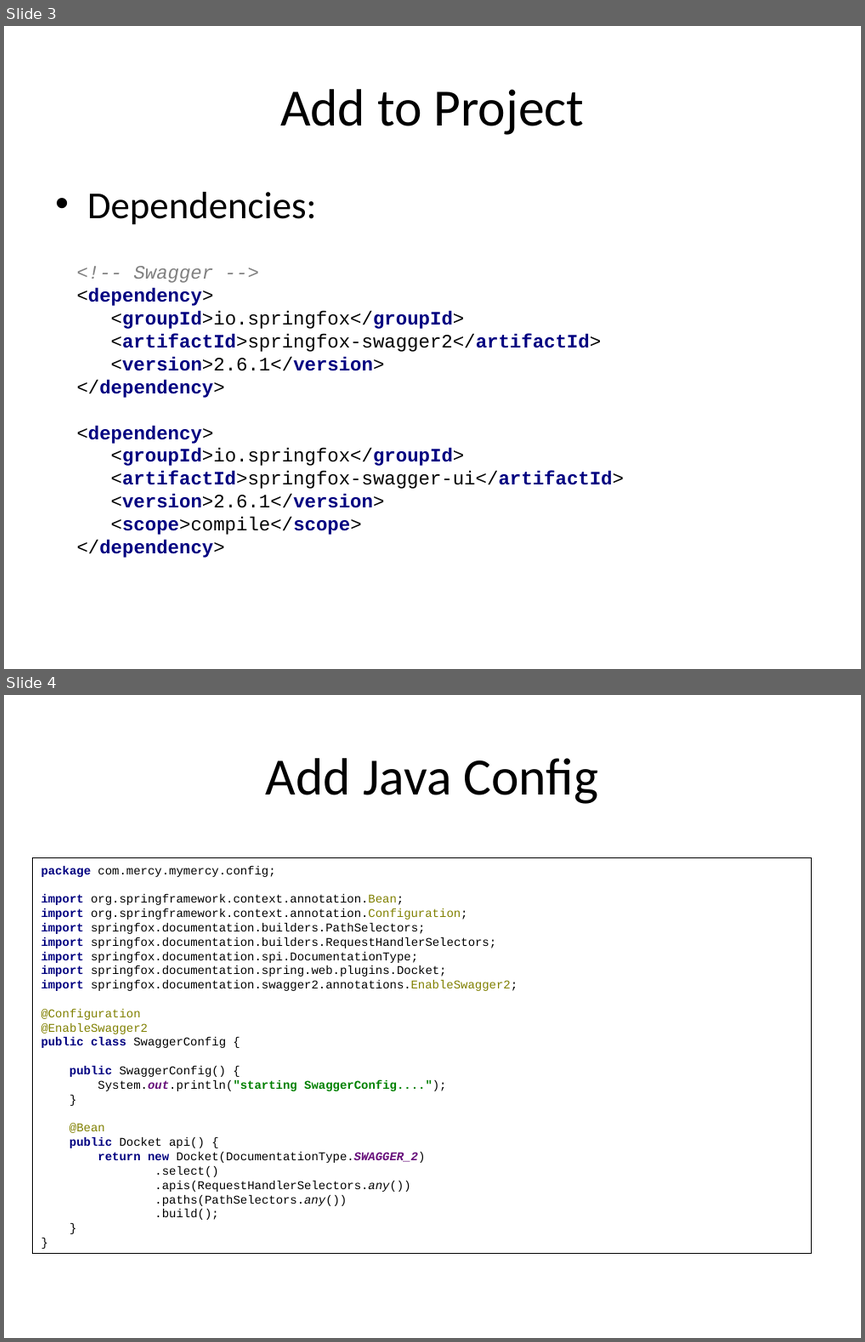
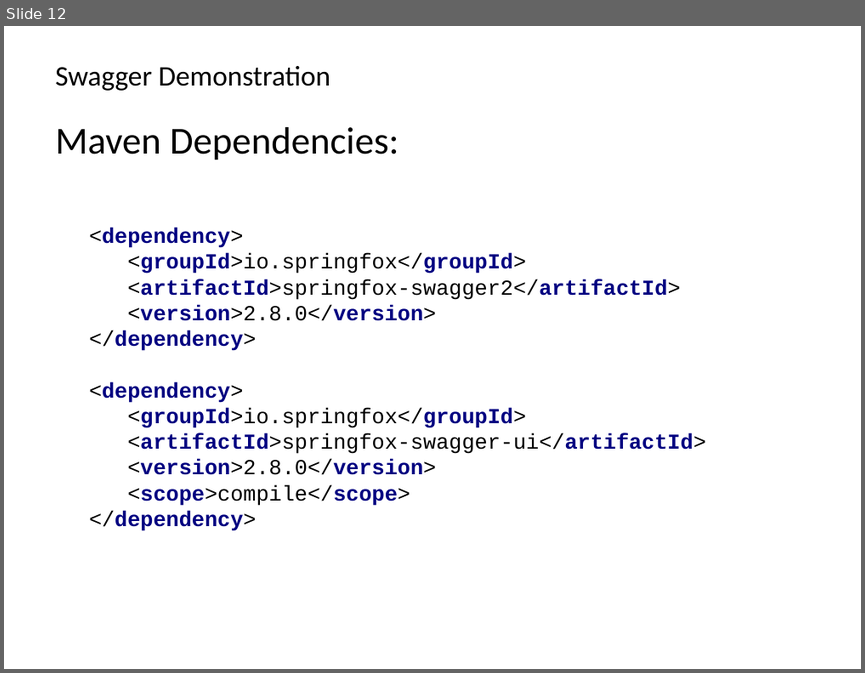
Before and after one commit to bobwares/training, a slide deck: presentations/Swagger-overview.ppt. Shown one above the other, each under a label of ours: slides 3 and 4 before the commit, slide 12 after it. The pictures are 865x1342 and 865x673 pixels, drawn with LibreOffice and Linux fonts; fonts in the diff are those of the drawing. Boxes give left, top, right and bottom in pixels: in the first picture for what was removed or moved away, otherwise in the second. Text is boxed around its words. In the diff, an @@ line names an element or a change of style, - is before the commit and + after.

Commit message:
Swagger Presentation:

```diff
--- a/presentations/Swagger-overview.ppt
+++ b/presentations/Swagger-overview.ppt
@@ slide 4 removed at [4, 695, 861, 1338], background #FFFFFF @@
@@ title removed at [266, 758, 599, 804] @@
-Add Java Config
@@ rectangle removed at [32, 858, 811, 1253] @@
-package com.mercy.mymercy.config;
-import org.springframework.context.annotation.Bean;
-import org.springframework.context.annotation.Configuration;
-import springfox.documentation.builders.PathSelectors;
-import springfox.documentation.builders.RequestHandlerSelectors;
-import springfox.documentation.spi.DocumentationType;
-import springfox.documentation.spring.web.plugins.Docket;
-import springfox.documentation.swagger2.annotations.EnableSwagger2;
-@Configuration
-@EnableSwagger2
-public class SwaggerConfig {
-public SwaggerConfig() {
-System.out.println("starting SwaggerConfig....");
-}
-@Bean
-public Docket api() {
-return new Docket(DocumentationType.SWAGGER_2)
-.select()
-.apis(RequestHandlerSelectors.any())
-.paths(PathSelectors.any())
-.build();
-}
-}
@@ what was slide 3 is now slide 12 @@
@@ slide 12 changed as well @@
@@ text added at [55, 66, 331, 91], 23.8 pt, text #000000 @@
+Swagger Demonstration
@@ title removed at [280, 89, 585, 135] @@
-Add to Project
@@ text at [55, 127, 398, 160]: text changed @@
-• Dependencies:
+Maven Dependencies:
@@ text at [89, 227, 706, 531]: text changed; size 16 to 18 pt @@
-<!-- Swagger -->
-<dependency>
-<groupId>io.springfox</groupId>
-<artifactId>springfox-swagger2</artifactId>
-<version>2.6.1</version>
-</dependency>
-<dependency>
-<groupId>io.springfox</groupId>
-<artifactId>springfox-swagger-ui</artifactId>
-<version>2.6.1</version>
-<scope>compile</scope>
-</dependency>
+<dependency>
+<groupId>io.springfox</groupId>
+<artifactId>springfox-swagger2</artifactId>
+<version>2.8.0</version>
+</dependency>
+<dependency>
+<groupId>io.springfox</groupId>
+<artifactId>springfox-swagger-ui</artifactId>
+<version>2.8.0</version>
+<scope>compile</scope>
+</dependency>
```
Also in this commit, not shown: 2 other slides changed, 17 slides added, 3 other slides removed, 5 other files.
